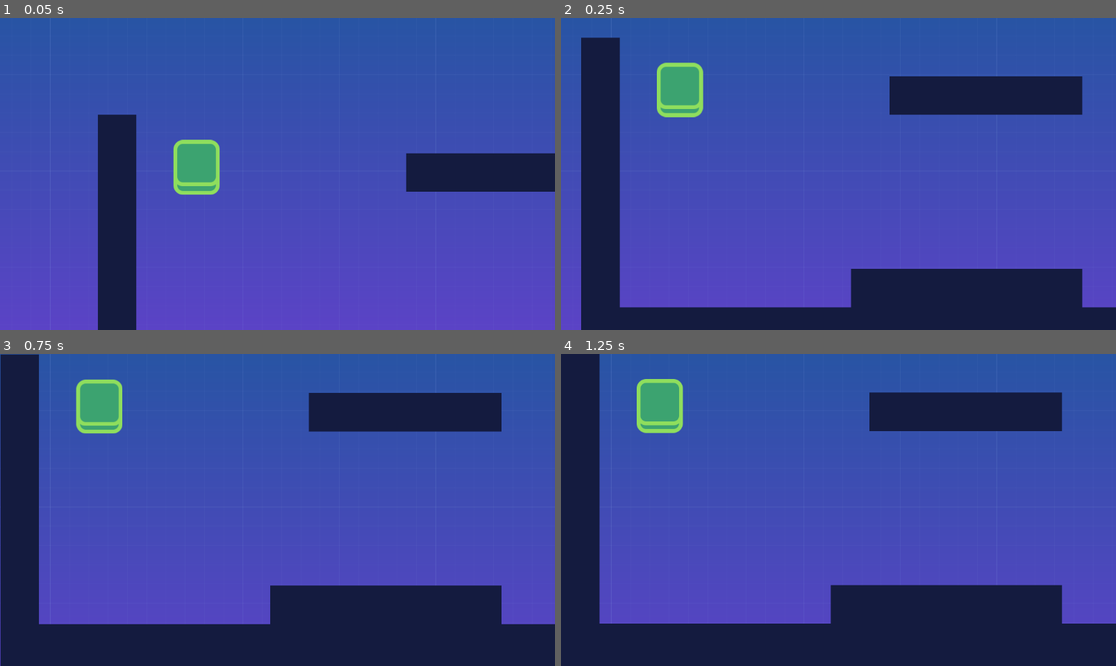
Above: before the commit, frames 1-4 (two rows, left to right).
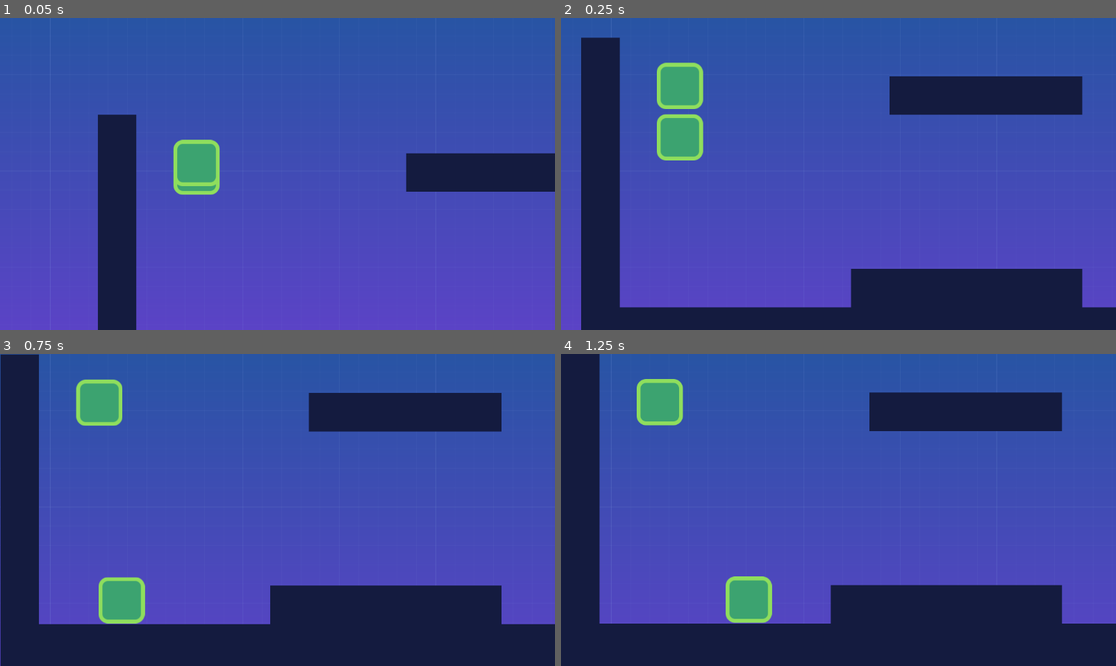
Above: after the commit, the same moments.

Repository: anatolbogun/godot-smoother-node-test-scene
Game: Godot game, scene res://src/Levels/level_template.tscn
Same seed, same stepped clock (60 frames per second), same inputs: the game is played once before the commit and once after it.
Inputs:
- Up to frame 1 (0.05 s): no input
- Up to frame 2 (0.25 s): no input
- Up to frame 3 (0.75 s): hold D (move_right) from 0.53 s (still down)
- Up to frame 4 (1.25 s): keep holding D (move_right); tap A (jump) at 0.77 s

Frame 1 is identical in both runs. In frame 2, 1.3% of the frame differs, in the area x 17-26%, y 26-46%; in frame 3, 1.4%, in the area x 13-27%, y 20-87%; in frame 4, 1.4%.
Error after the commit: Trying to assign an array of type "Array" to a variable of type "Array[Node]". (res://src/Levels/smoother.gd:69)

Commit message:
good progress (but. still wip)

Diff:
--- a/src/Actors/actor.gd
+++ b/src/Actors/actor.gd
@@ -9,7 +9,7 @@
 func _enter_tree() -> void:
 	previous_physics_position = position
 
-func _process(delta: float) -> void:
+func _process(_delta: float) -> void:
 #	if Engine.get_frames_per_second() > Engine.physics_ticks_per_second:
 #	position = previous_physics_position + velocity * get_physics_process_delta_time() * Engine.get_physics_interpolation_fraction() #interpolation test
 	pass
--- a/src/Levels/level_template.tscn
+++ b/src/Levels/level_template.tscn
@@ -39,6 +39,8 @@
 
 [node name="Smoother" type="Node" parent="."]
 script = ExtResource("2_8i7dr")
+includes = []
+excludes = []
 
 [node name="CanvasLayer" type="CanvasLayer" parent="."]
 layer = -1
@@ -71,7 +73,7 @@
 [node name="Enemy2" parent="." instance=ExtResource("3_ehuom")]
 position = Vector2(2220, 556)
 
-[node name="Enemy3" parent="." instance=ExtResource("3_ehuom")]
+[node name="NestedTest" type="Node" parent="."]
+
+[node name="Enemy3" parent="NestedTest" instance=ExtResource("3_ehuom")]
 position = Vector2(3056, 556)
-
-[node name="Test" type="Node2D" parent="."]
--- a/src/Levels/smoother.gd
+++ b/src/Levels/smoother.gd
@@ -3,7 +3,10 @@
 # NOTE:
 # - For this to work this node must be at the bottom of the scene tree. Hence
 #   get_parent().move_child(self, -1)
-# - manual way in each physics object:
+# - For easier understanding consider:
+#	_positions[child][0] is the origin position
+#	_positions[child][1] is the target position
+# - manual alternative that needs to be applied in each physics object:
 #   # _process
 #   position = previous_physics_position + velocity * get_physics_process_delta_time() * Engine.get_physics_interpolation_fraction()
 #   # _physics_process
@@ -14,47 +17,63 @@
 # TO DO:
 # - running a smoothed and not smoothed player sprite simultaneously shows that the
 #   smoothed one is slightly slower (maybe need to take delta time into account)?
-# - this node needs export vars such as recursive (currently recursive isn't even supported),
-#   include or exclude specific nodes
+# - check if collision detection really works reliably, this seems a bit sketchy
+# - consider if we need any extra properties such as recursive, includes and excludes (not even sure about the last 2)
+#   e.g. do we need a mode where we don't follow the parent children but only apply includes, i.e. includes only either as an enum mode or a simple bool
 # - may need something similar for rotations, etc. and export vars to include these properties;
 #   need to check what is potentially affected by _physics_process
-# - clean up origin_positions and target_positions
-# - maybe combine origin_positions and target_positions (may be a bit faster?)
 
-var origin_positions := {}
-var target_positions := {}
+@export var recursive: = true
+@export var includes: Array[NodePath] = []
+@export var excludes: Array[NodePath] = []
 
 
-func _ready() -> void:
-	# move this node to the bottom of the scene tree so that it is called after all other _physics_processes have been completed
-	get_parent().move_child(self, -1)
+var _positions := {}
 
 
 func _process(_delta: float) -> void:
 	var physics_interpolation_fraction: = Engine.get_physics_interpolation_fraction()
 
-	for child in _get_relevant_children():
-		if origin_positions.has(child) && target_positions.has(child): # clean this up later, maybe not all checks are needed
-			child.position = origin_positions[child].lerp(target_positions[child], physics_interpolation_fraction)
+	for child in _get_relevant_nodes(get_parent()):
+		if _positions.has(child) && _positions[child].size() == 2:
+			child.position = _positions[child][0].lerp(_positions[child][1], physics_interpolation_fraction)
 #
 
 func _physics_process(_delta: float) -> void:
-	get_parent().move_child(self, -1)
+	var parent: = get_parent()
 
-	for child in _get_relevant_children():
-		if (!target_positions.has(child)):
-			target_positions[child] = child.position
-		elif (!origin_positions.has(child)):
-			origin_positions[child] = target_positions[child]
-			target_positions[child] = child.position
+	if parent == null: return
+
+	# move this node to the bottom of the parent tree (typically a scene's root node) so that it is called after all other _physics_processes have been completed
+	parent.move_child(self, -1)
+
+	for child in _get_relevant_nodes(parent):
+		if (!_positions.has(child)):
+			# only called on the first frame of the child node's existence
+			_positions[child] = [child.position]
+			# clean up _positions when a child exited the tree
+			child.tree_exited.connect(func (): _positions.erase(child))
+
+		elif (_positions[child].size() < 2):
+			# only called on the second frame of the child node's existence
+			_positions[child].push_front(_positions[child][0])
+			_positions[child][1] = child.position
 		else:
-			origin_positions[child] = target_positions[child]
-			target_positions[child] = child.position
-			child.position = origin_positions[child]
+			_positions[child][0] = _positions[child][1]
+			_positions[child][1] = child.position
+			child.position = _positions[child][0]
 
 
-# scene children that ignore any nodes that don't have a _physics_process overwrite
-func _get_relevant_children() -> Array[Node]:
-	return get_parent().get_children().filter( func (child):
-		return child != self && child.has_method("_physics_process") && child.name != "Player2"
-	)
+# get scene children that ignore any nodes that don't have a _physics_process overwrite
+func _get_relevant_nodes(parent) -> Array[Node]:
+	var nodes: Array[Node] = includes.map( func (include): return get_node(include))
+
+	for node in parent.get_children():
+		if node != self && !excludes.has(get_path_to(node)):
+			if node.has_method("_physics_process") && !nodes.has(node):
+				nodes.push_back(node)
+
+			if recursive && node.get_child_count() > 0:
+				nodes.append_array(_get_relevant_nodes(node))
+
+	return nodes
